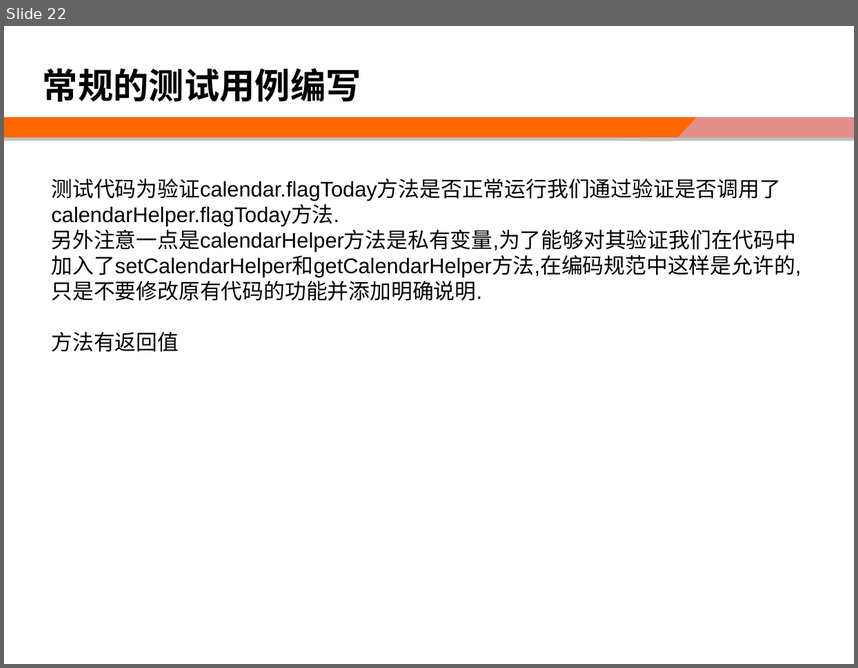
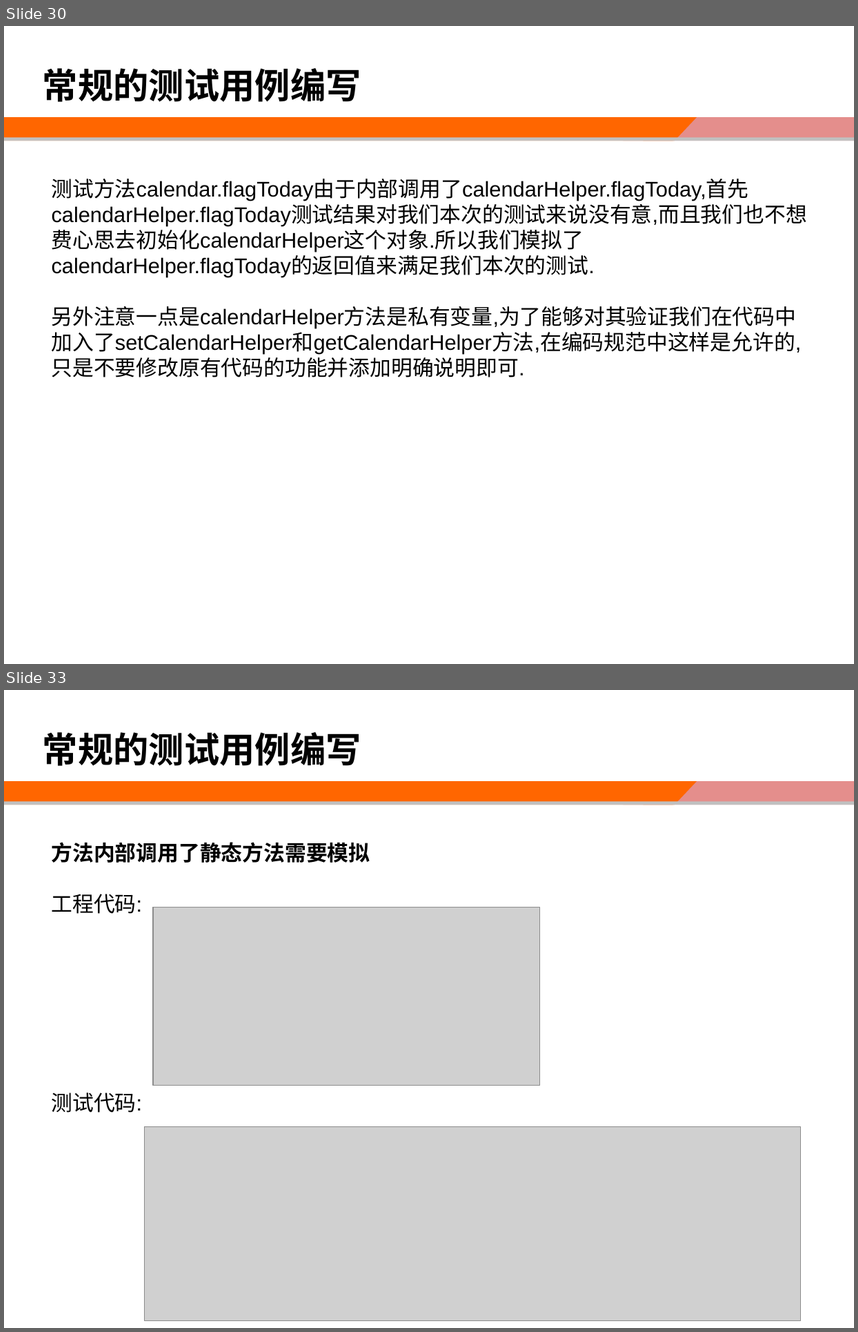
Before and after one commit to zhaosw/doc, a slide deck: 单元测试教程.ppt. Shown one above the other, each under a label of ours: slide 22 before the commit, slides 30 and 33 after it; the slides between them are not shown. The pictures are 858x668 and 858x1332 pixels, drawn with LibreOffice and Linux fonts; fonts in the diff are those of the drawing; grey boxes stand for pictures; background and template pictures are left out. Boxes give left, top, right and bottom in pixels: in the first picture for what was removed or moved away, otherwise in the second. Text is boxed around its words. In the diff, an @@ line names an element or a change of style, - is before the commit and + after.

```diff
--- a/单元测试教程.ppt
+++ b/单元测试教程.ppt
@@ slide 33 added at <box>4,690,854,1328</box>, background #FFFFFF; not listed: 4 template elements that a slide beside it also shows @@
@@ text added at <box>43,732,361,766</box>, 30 pt, text #000000, bold @@
+常规的测试用例编写
@@ text added at <box>52,842,370,914</box>, 18 pt, text #000000, bold @@
+方法内部调用了静态方法需要模拟
+工程代码:
@@ picture added at <box>153,907,539,1085</box> @@
@@ text added at <box>52,1092,143,1112</box>, 18 pt, text #000000 @@
+测试代码:
@@ picture added at <box>144,1126,800,1320</box> @@
@@ what was slide 22 is now slide 30 @@
@@ slide 30 changed as well @@
@@ text at <box>52,178,807,377</box>: text changed @@
-测试代码为验证calendar.flagToday方法是否正常运行我们通过验证是否调用了calendarHelper.flagToday方法.
-另外注意一点是calendarHelper方法是私有变量,为了能够对其验证我们在代码中加入了setCalendarHelper和getCalendarHelper方法,在编码规范中这样是允许的,只是不要修改原有代码的功能并添加明确说明.
-方法有返回值
+测试方法calendar.flagToday由于内部调用了calendarHelper.flagToday,首先calendarHelper.flagToday测试结果对我们本次的测试来说没有意,而且我们也不想费心思去初始化calendarHelper这个对象.所以我们模拟了calendarHelper.flagToday的返回值来满足我们本次的测试.
+另外注意一点是calendarHelper方法是私有变量,为了能够对其验证我们在代码中加入了setCalendarHelper和getCalendarHelper方法,在编码规范中这样是允许的,只是不要修改原有代码的功能并添加明确说明即可.
```
Also in this commit, not shown: 6 other slides changed, 11 other slides added, 2 slides removed.
